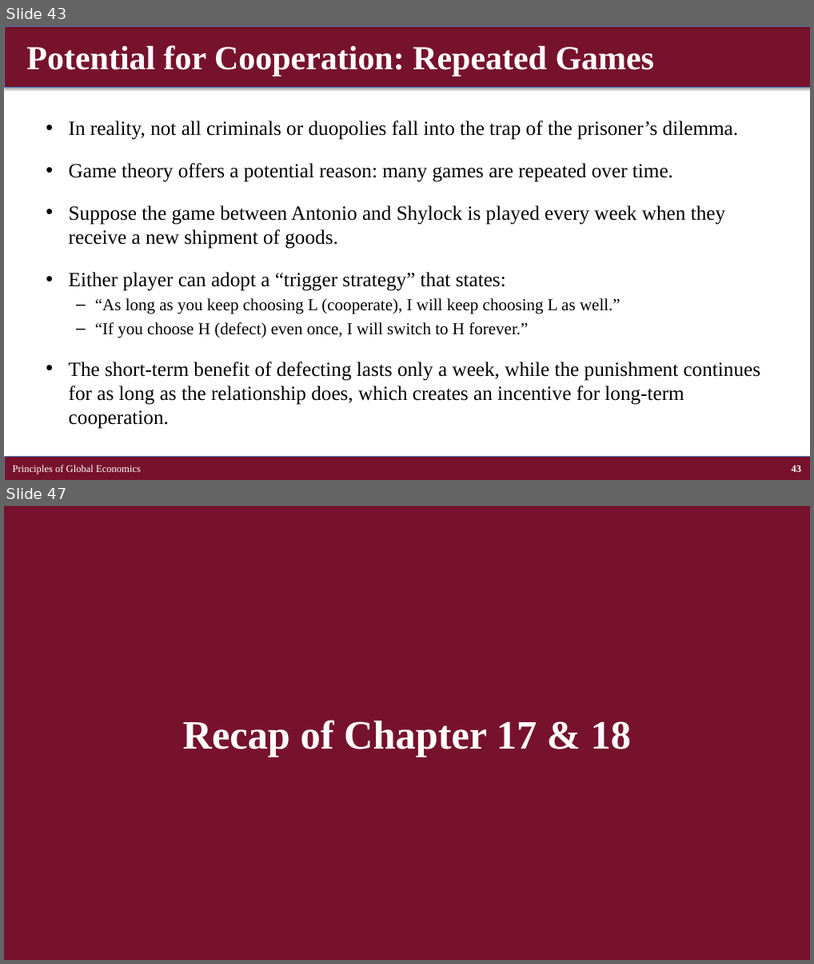
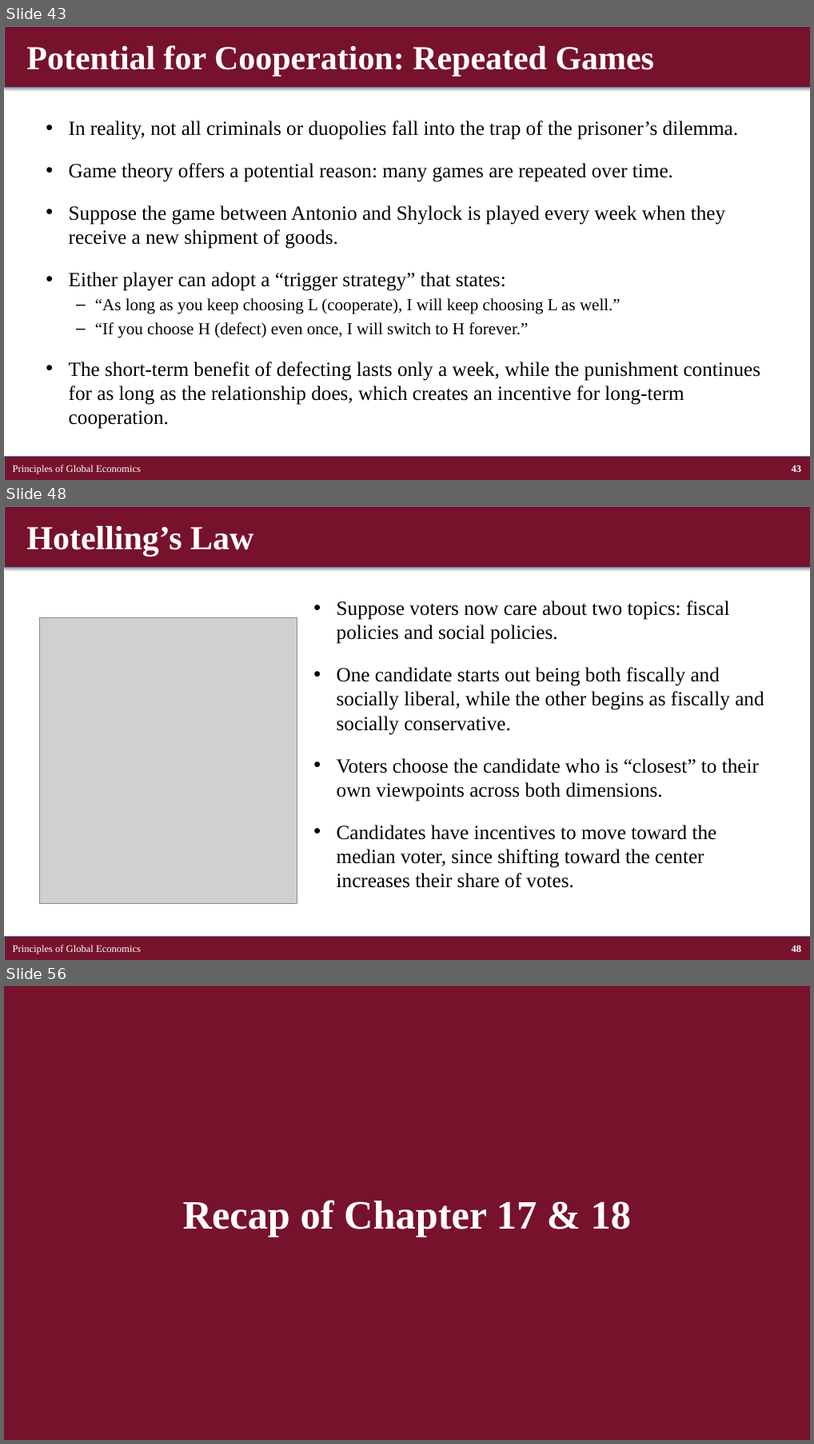
Before and after one commit to brianhwpark/brianhwpark.github.io, a slide deck: files/teaching-resources/concordiacollege-bus-201/bus-201-lecture-note/bus201-ch17-18.pptx. Shown one above the other, each under a label of ours: slides 43 and 47 before the commit, slides 43, 48 and 56 after it; the slides between them are not shown. The pictures are 814x964 and 814x1444 pixels, drawn with LibreOffice and Linux fonts; fonts in the diff are those of the drawing; grey boxes stand for pictures. Boxes give left, top, right and bottom in pixels: in the first picture for what was removed or moved away, otherwise in the second. Text is boxed around its words. In the diff, an @@ line names an element or a change of style, - is before the commit and + after.

```diff
--- a/files/teaching-resources/concordiacollege-bus-201/bus-201-lecture-note/bus201-ch17-18.pptx
+++ b/files/teaching-resources/concordiacollege-bus-201/bus-201-lecture-note/bus201-ch17-18.pptx
@@ slide 48 added at [4,506,810,960], background #FFFFFF @@
@@ rectangle added at [4,506,810,567], fill #77122C, outline #4B7EBC 0.75 pt @@
@@ title added at [26,526,254,556], 40 pt, text #FFFFFF, bold @@
+Hotelling’s Law
@@ text added at [337,600,764,888], 24 pt, text #000000 @@
+• Suppose voters now care about two topics: fiscal policies and social policies.
+• One candidate starts out being both fiscally and socially liberal, while the other begins as fiscally and socially conservative.
+• Voters choose the candidate who is “closest” to their own viewpoints across both dimensions.
+• Candidates have incentives to move toward the median voter, since shifting toward the center increases their share of votes.
@@ picture added at [40,617,297,903] @@
@@ rectangle added at [4,936,810,960], fill #77122C, outline #4B7EBC 0.75 pt @@
@@ text added at [13,944,141,954], 12 pt, text #FFFFFF @@
+Principles of Global Economics
@@ page number added at [792,944,802,952], 12 pt, text #FFFFFF, bold @@
+48
@@ what was slide 47 is now slide 56 @@
```
Also in this commit, not shown: 3 slides changed, 8 other slides added, 11 other files.
